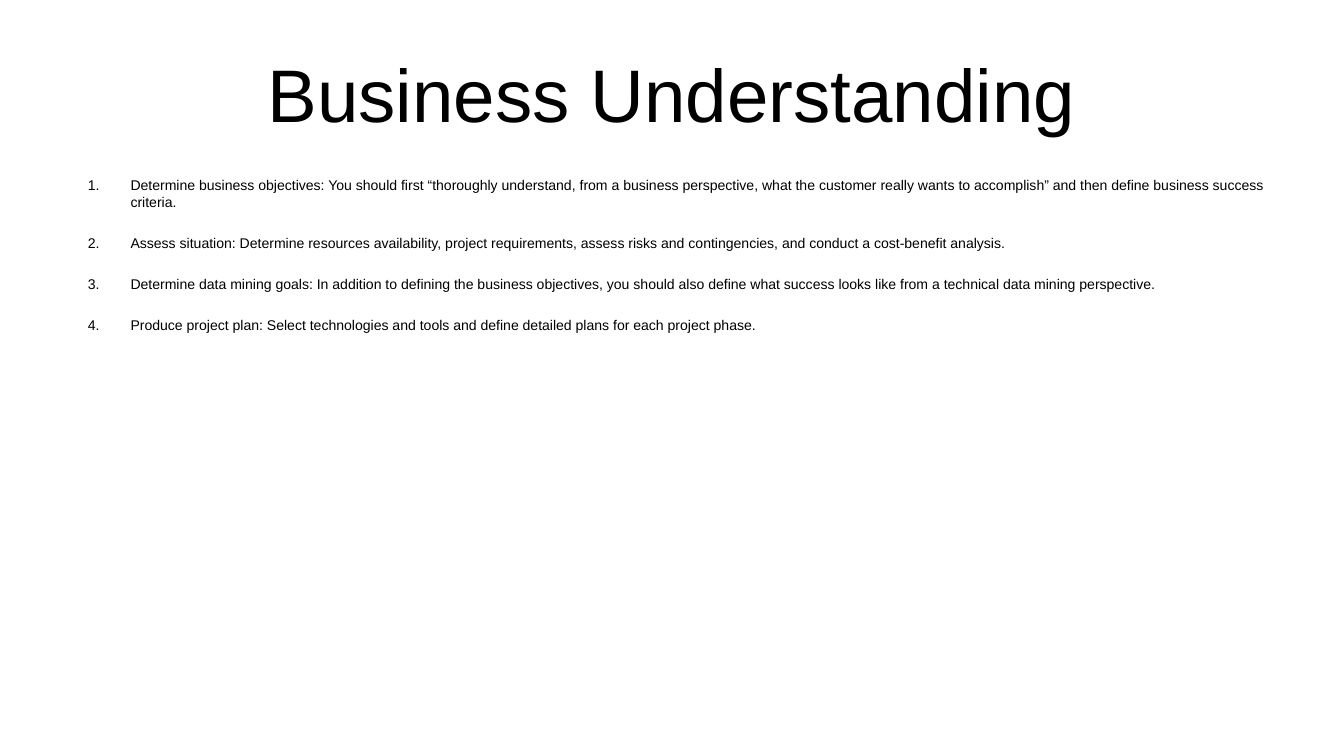
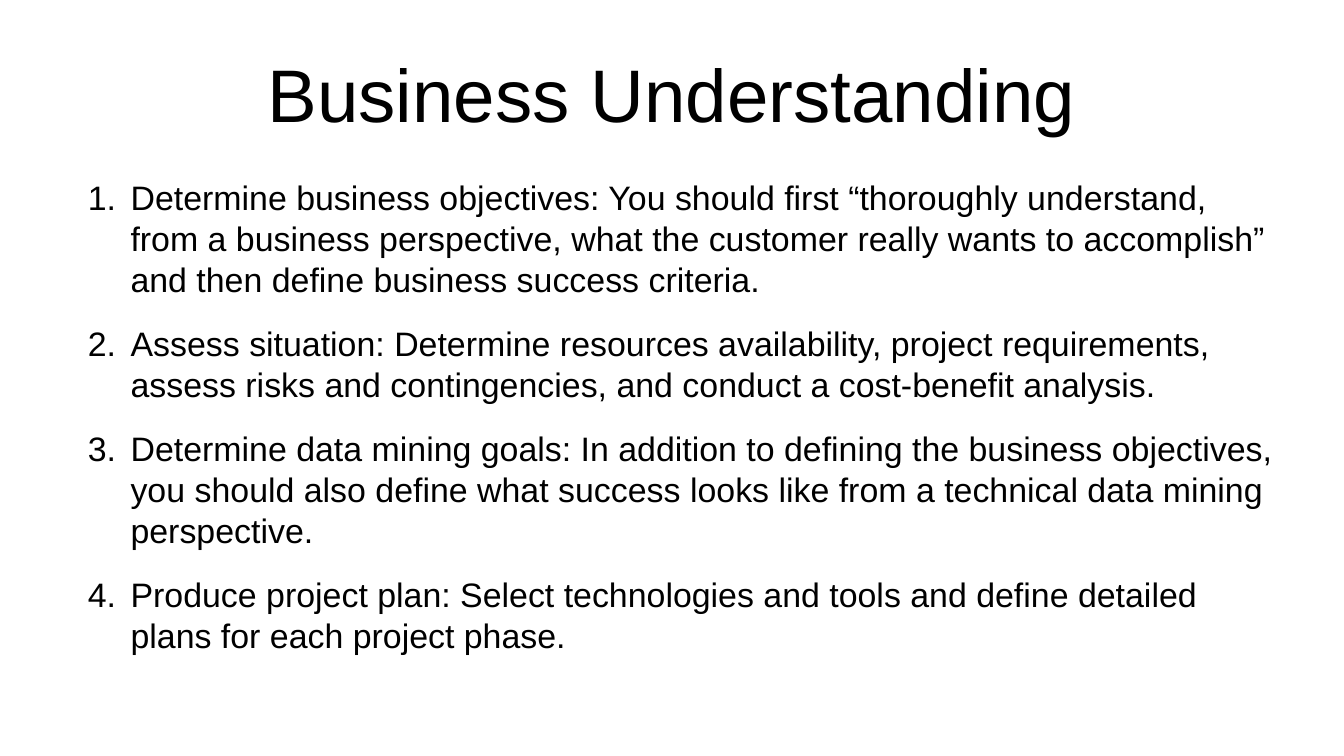
Before and after one commit to nkfreeman/ST580_Fall_2023, a slide deck: slide 5 of overview/Analytics_Overview.pptx. Drawn at 1344x756 pixels with LibreOffice and Linux fonts; fonts in the diff are those of the drawing. Boxes give left, top, right and bottom in pixels: in the first picture for what was removed or moved away, otherwise in the second. Text is boxed around its words. In the diff, an @@ line names an element or a change of style, - is before the commit and + after.

Commit message:
update

```diff
--- a/overview/Analytics_Overview.pptx
+++ b/overview/Analytics_Overview.pptx
@@ text "Determine business objectives: You should ..." at (131,185,1272,614): size 8.3 to 20 pt @@
```
